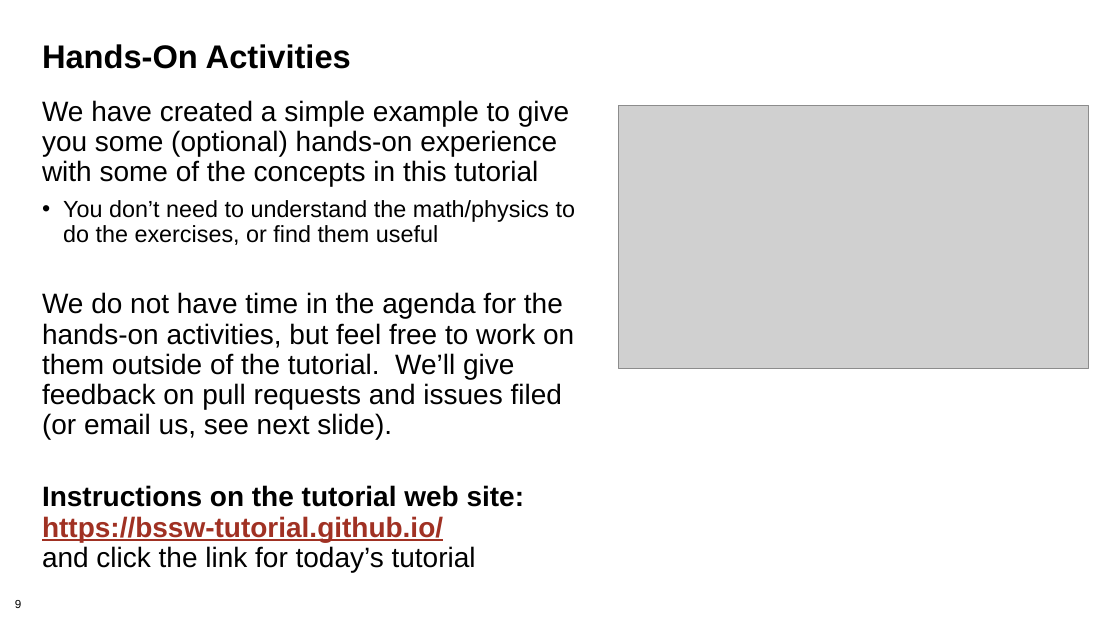
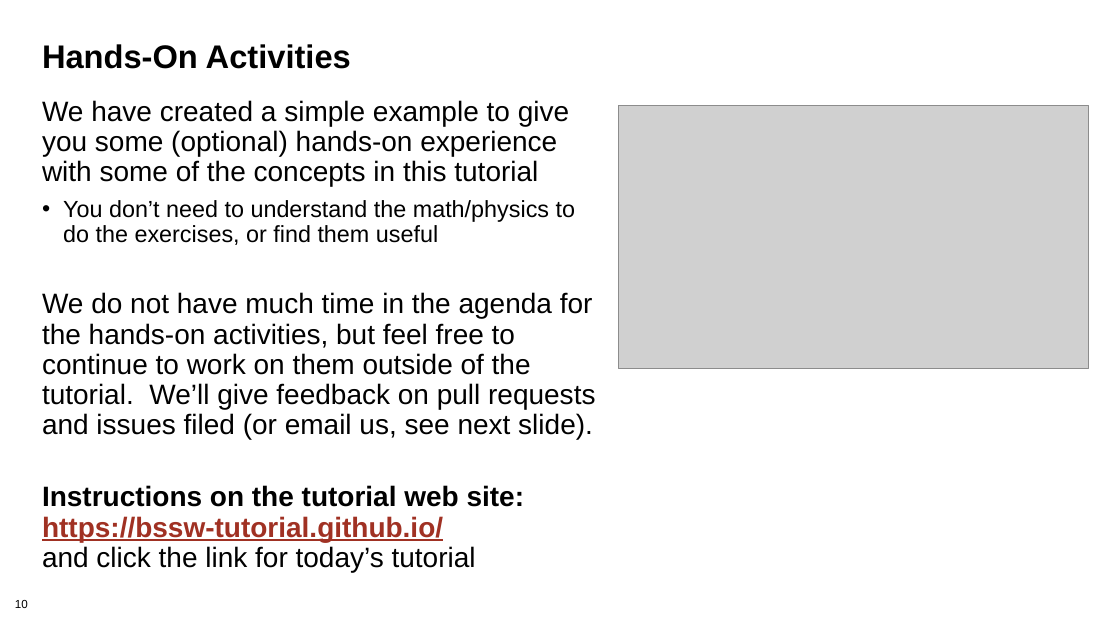
Before and after one commit to bssw-tutorial/presentations, a slide deck: slide 10 of intro.pptx (slide 9 before the commit). Drawn at 1120x630 pixels with LibreOffice and Linux fonts; fonts in the diff are those of the drawing; grey boxes stand for pictures; background and template pictures are left out. Boxes give left, top, right and bottom in pixels: in the first picture for what was removed or moved away, otherwise in the second. Text is boxed around its words. In the diff, an @@ line names an element or a change of style, - is before the commit and + after.

```diff
--- a/intro.pptx
+++ b/intro.pptx
@@ text at (42,292,595,439): text changed @@
-We do not have time in the agenda for the hands-on activities, but feel free to work on them outside of the tutorial. We’ll give feedback on pull requests and issues filed (or email us, see next slide).
+We do not have much time in the agenda for the hands-on activities, but feel free to continue to work on them outside of the tutorial. We’ll give feedback on pull requests and issues filed (or email us, see next slide).
@@ page number at (15,600,28,608): text changed @@
-9
+10
```
Also in this commit, not shown: 4 other slides changed, 6 other files.
